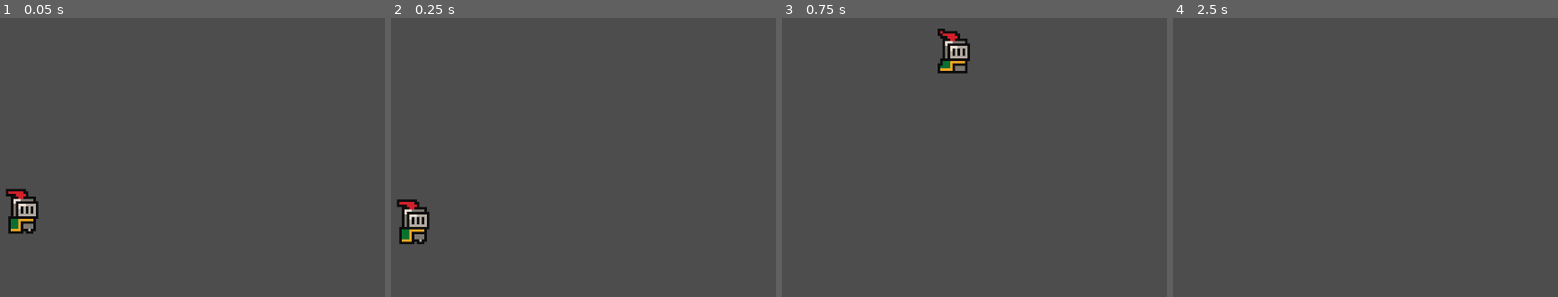
Above: before the commit, frames 1-4 (left to right).
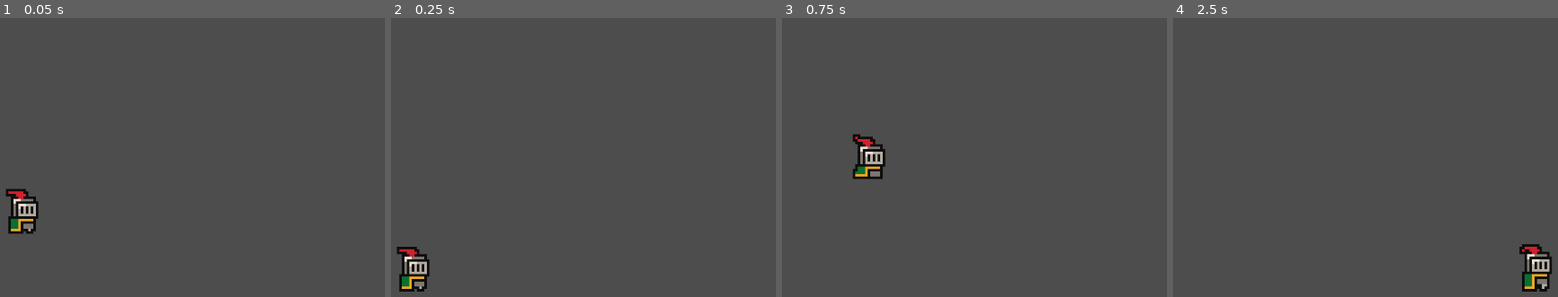
Above: after the commit, the same moments.

Repository: amrtarek97/Knight-platformer-game
Game: Godot game, scene res://Scenes/game.tscn
The game is run twice, just before and just after one commit, with the same random seed, the same clock (stepped at 60 frames per second) and the same inputs.
Inputs:
- Up to frame 1 (0.05 s): no input
- Up to frame 2 (0.25 s): no input
- Up to frame 3 (0.75 s): tap Enter (ui_accept) at 0.5 s; hold Right (ui_right) from 0.53 s (still down)
- Up to frame 4 (2.5 s): tap Enter (ui_accept) at 0.77, 1.52, 2 s; release Right (ui_right) at 2.03 s; hold Left (ui_left) from 2.03 s (still down)

Frame 1 is identical in both runs. In frame 2, 2.1% of the frame differs, in the area x 1-11%, y 64-99%; in frame 3, 2.1%; in frame 4, 1.1%.

Commit message:
create basic tiles

Diff:
--- a/Scenes/game.tscn
+++ b/Scenes/game.tscn
@@ -16,5 +16,5 @@
 [node name="StaticBody2D" type="StaticBody2D" parent="."]
 
 [node name="CollisionShape2D" type="CollisionShape2D" parent="StaticBody2D"]
-position = Vector2(1, 0)
+position = Vector2(1, 19)
 shape = SubResource("WorldBoundaryShape2D_y2qog")
--- a/scripts/player.gd
+++ b/scripts/player.gd
@@ -1,8 +1,8 @@
 extends CharacterBody2D
 
 
-const SPEED = 300.0
-const JUMP_VELOCITY = -400.0
+const SPEED = 130.0
+const JUMP_VELOCITY = -300.0
 
 # Get the gravity from the project settings to be synced with RigidBody nodes.
 var gravity = ProjectSettings.get_setting("physics/2d/default_gravity")
